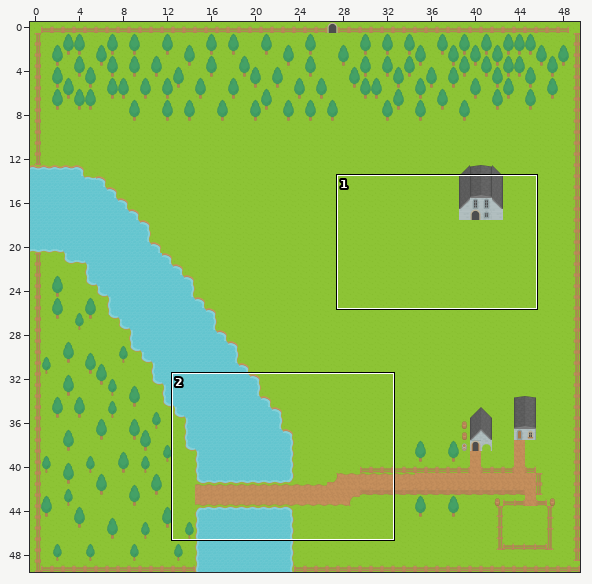
Tiled map (JSON): assets/tilemap/SummerQuestJ.json. Above, an overview of the earlier version with the close-up marked.
Close-up. As it was:
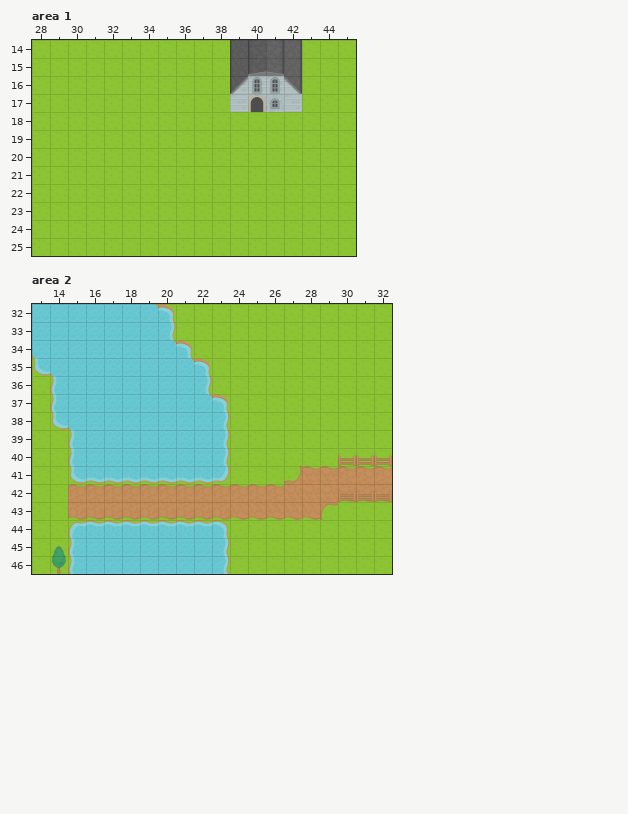
Cells are 64x64 px. Shown: area 1 x 28..45, y 14..25; area 2 x 13..32, y 32..46. The commit also changed other parts of the map, which this record leaves out.
The same view after the edit:
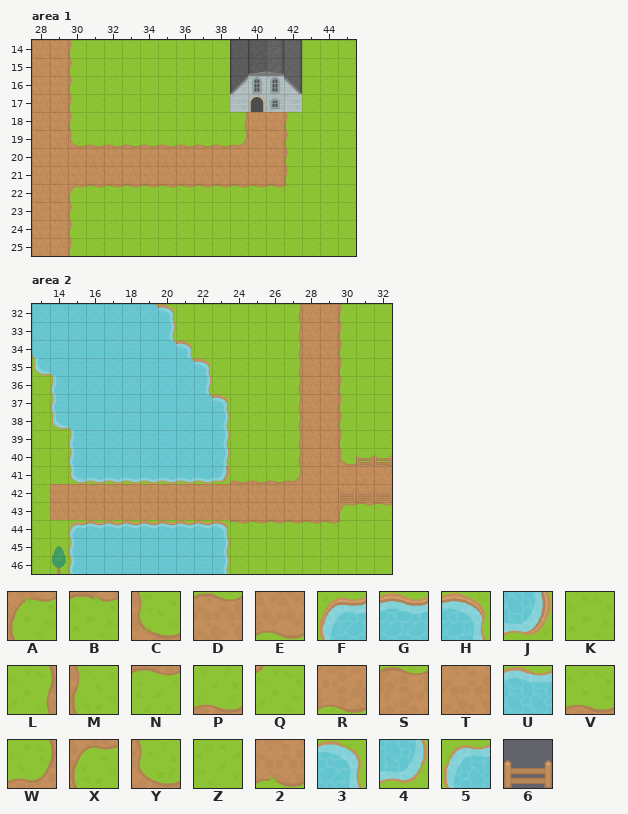
Key: from "RPGpack_sheet": A 0, B 1, C 2 turned 180, D 6, E 6 turned 180, F 10, G 11, H 12, J 12 turned 90, K 21, L 22, M 22 turned 180, N 22 turned 270, P 22 turned 90, Q 24, R 25 turned 270, S 25 turned 90, T 26, U 30 turned 90, V 41, W 42, X 42 turned 180, Y 42 turned 90, Z 43, 2 46, 3 50 turned 180, 4 50 turned 270, 5 50 turned 90, 6 246.
_ is an empty cell, . an unchanged one.
Change:
--- layer "floor", area 1
@@ x 28..42 @@
-14 KKK............
-15 KKK............
-16 KKK............
-17 KKK............
-18 KKK........KKKK
-19 KKKKKKKKKKKKKKK
-20 KKKKKKKKKKKKKKK
-21 KKKKKKKKKKKKKKK
-22 KKKKKKKKKKKKKKK
-23 KKK............
-24 KKK............
-25 KKK............
+14 TTM............
+15 TTM............
+16 TTM............
+17 TTM............
+18 TTM........LTTM
+19 TTYPPPPPPPPWTTM
+20 TTTTTTTTTTTTTTM
+21 TTTTTTTTTTTTTTM
+22 TTXNNNNNNNNNNNQ
+23 TTM............
+24 TTM............
+25 TTM............
--- layer "floor", area 2
@@ x 14..32 @@
-32 .............KKKK..
-33 .............KKKK..
-34 .............KKKK..
-35 .............KKKK..
-36 .............KKKK..
-37 .............KKKK..
-38 .............KKKK..
-39 .............KKKK..
-40 .............KKKKKK
-41 .........4ZKK.DDSSS
-42 KSSSSSSSSSSSS...2RR
-43 KRRRRRRRRREEEEEXKKK
-44 .5UUUUUUU3ZZKKKKK..
+32 .............LTTM..
+33 .............LTTM..
+34 .............LTTM..
+35 .............LTTM..
+36 .............LTTM..
+37 .............LTTM..
+38 .............LTTM..
+39 .............LTTM..
+40 .............LTTCVV
+41 .........JPPP.TTTTT
+42 TTTTTTTTTTTTT...TTT
+43 TTTTTTTTTTTTTTTTABB
+44 .FGGGGGGGHNNNNNBQ..
--- layer "destructable", area 2
@@ x 30..30 @@
-40 6
+40 _
Where, in picture pixels (left, top, right, bottom), the same in both close-ups:
changed: (32, 40, 288, 256)
changed: (50, 304, 392, 538)
